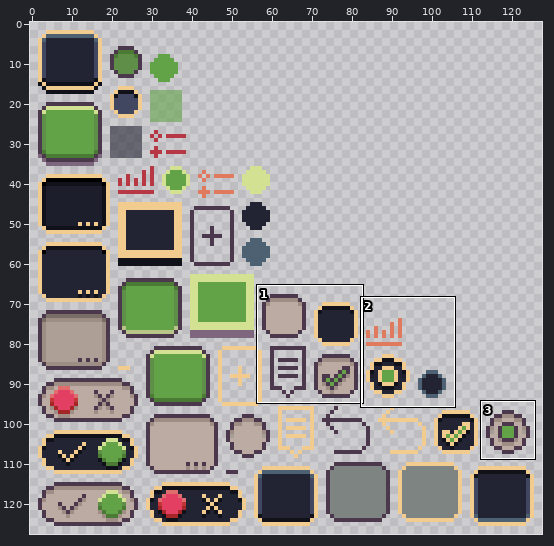
Two versions of one sprite sheet, assets/ui/ui.png. Above: a wide view before the commit, with the close-up outlined.
Close-up. Before the commit:
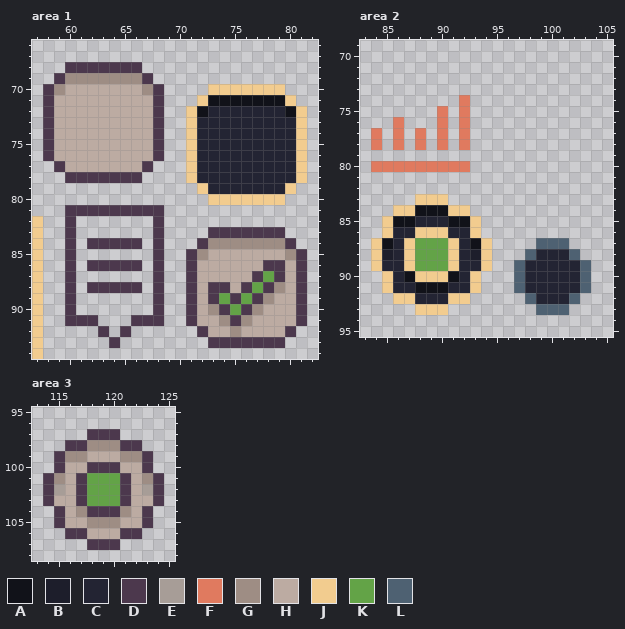
The file is 128x128 pixels. Colours within 5 levels of each other are drawn and written as one. Shown: area 1: x 57..82, y 66..94; area 2: x 83..105, y 69..95; area 3: x 113..125, y 95..108. The commit also changed other parts of the picture, which this record leaves out.
Palette (. is transparent): A #111219  B #1d1e2b  C #232433  D #4c384d  E #a79d97  F #e07a5f  G #9e8d84  H #bcaba2  J #f2cc8f  K #63a347  L #4e6172
Pixels before, area 1, first column x 57:
68 ...DDDDDDD...............
69 ..DGGGGGGGD..............
70 .DGHHHHHHHGD....JJJJJJJ..
71 .DHHHHHHHHHD...JAAAAAAAJ.
72 .DHHHHHHHHHD..JACCCCCCCAJ
73 .DHHHHHHHHHD..JCCCCCCCCCJ
74 .DHHHHHHHHHD..JCCCCCCCCCJ
75 .DHHHHHHHHHD..JCCCCCCCCCJ
76 .DHHHHHHHHHD..JCCCCCCCCCJ
77 ..DHHHHHHHD...JCCCCCCCCCJ
78 ...DDDDDDD....JCCCCCCCCCJ
79 ...............JCCCCCCCJ.
80 ................JJJJJJJ..
81 ...DDDDDDDDD.............
82 J..D.......D.............
83 J..D.......D....DDDDDDD..
84 J..D.DDDDD.D...DGGGGGGGD.
85 J..D.......D..DGHHHHHHHGD
86 J..D.DDDDD.D..DHHHHHHDDHD
87 J..D.......D..DHHHHHDKDHD
88 J..D.DDDDD.D..DHDDHDKDGHD
89 J..D.......D..DHDKDKDGHHD
90 J..D.......D..DHGDKDGHHHD
91 J..DDD...DDD..DHHGDGHHHHD
92 J.....D.D......DHHGHHHHD.
93 J......D........DDDDDDD..
94 J........................
Pixels before, area 2, first column x 84:
74 ........F...........
75 ......F.F...........
76 ..F...F.F...........
77 F.F.F.F.F...........
78 F.F.F.F.F...........
79 ....................
80 FFFFFFFFF...........
81 ....................
82 ....................
83 ....JJJ.............
84 ..JJAAAJJ...........
85 .JAACCCAAJ..........
86 .JCCJJJCCJ..........
87 JACJKKKJCAJ....LLL..
88 JBCJKKKJCBJ...LCCCL.
89 JCCJKKKJCCJ..LCCCCCL
90 .JCAJJJACJ...LCCCCCL
91 .JCCAAACCJ...LCCCCCL
92 ..JJCCCJJ.....LCCCL.
93 ....JJJ........LLL..
Pixels before, area 3, first column x 114:
 97 ....DDD....
 98 ..DDGGGDD..
 99 .DGGHHHGGD.
100 .DHHDDDHHD.
101 DGHDKKKDHGD
102 DEHDKKKDHED
103 DHHDKKKDHHD
104 .DHGDDDGHD.
105 .DHHGGGHHD.
106 ..DDHHHDD..
107 ....DDD....
And afterwards:
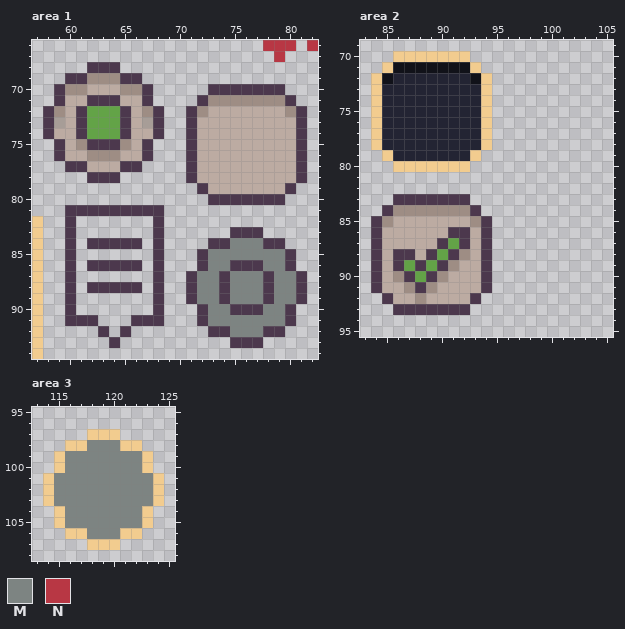
Colours new in this view: M #7d8482  N #b83744
Edits made:
Changed rows in their new state; - is an unchanged pixel.
Area 1:
first column x 58:
66 --------------------NNN-N
67 ---------------------N---
68 --..---..----------------
69 -.DD---DD.---------------
70 .DGG---GGD.----DDDDDDD---
71 .D--DDD--D.---DGGGGGGGD--
72 -G-DKKKD-G---DGHHHHHHHGD-
73 -E-DKKKD-E---DHHHHHHHHHD-
74 ---DKKKD-----DHHHHHHHHHD-
75 .D-GDDDG-D.--DHHHHHHHHHD-
76 .D--GGG--D.--DHHHHHHHHHD-
77 -.DD---DD.---DHHHHHHHHHD-
78 --..---..----DHHHHHHHHHD-
79 --------------DHHHHHHHD--
80 ---------------DDDDDDD---
83 ---------------..---..---
84 --------------.DDMMMDD.--
85 -------------.DMMMMMMMD.-
86 -------------.DMMDDDMMD.-
87 --------------MMDMMMDMM--
88 --------------MM-MMM-MM--
89 --------------MMDMMMDMM--
90 -------------.DMMD-DMMD.-
91 -------------.DMMMMMMMD.-
92 --------------.DDMMMDD.--
93 ---------------..---..---
Area 2:
first column x 84:
70 --JJJJJJJ-----------
71 -JAAAAAAAJ----------
72 JACCCCCCCAJ---------
73 JCCCCCCCCCJ---------
74 JCCCCCCCCCJ---------
75 JCCCCCCCCCJ---------
76 JCCCCCCCCCJ---------
77 JCCCCCCCCCJ---------
78 JCCCCCCCCCJ---------
79 -JCCCCCCCJ----------
80 ..JJJJJJJ-----------
83 --DDDDDDD-----------
84 -DGGGGGGGD----------
85 DGHHHHHHHGD---------
86 DHHHHHHDDHD---------
87 DHHHHHDKDHD----...--
88 DHDDHD-DGHD---.....-
89 DHDKD-DGHHD--.......
90 DHGDKDGHHHD--.......
91 DHHGDGHHHHD--.......
92 -DHHGHHHHD----.....-
93 --DDDDDDD------...--
Area 3:
first column x 114:
 97 ----JJJ----
 98 --JJMMMJJ--
 99 -JMMMMMMMJ-
100 -JMMMMMMMJ-
101 JMMMMMMMMMJ
102 JMMMMMMMMMJ
103 JMMMMMMMMMJ
104 -JMMMMMMMJ-
105 -JMMMMMMMJ-
106 --JJMMMJJ--
107 ----JJJ----
Changed places in both close-ups, as pixel boxes (x1, y1, x2, y2):
changed: (43, 40, 318, 348)
changed: (371, 51, 591, 315)
changed: (43, 429, 164, 550)
